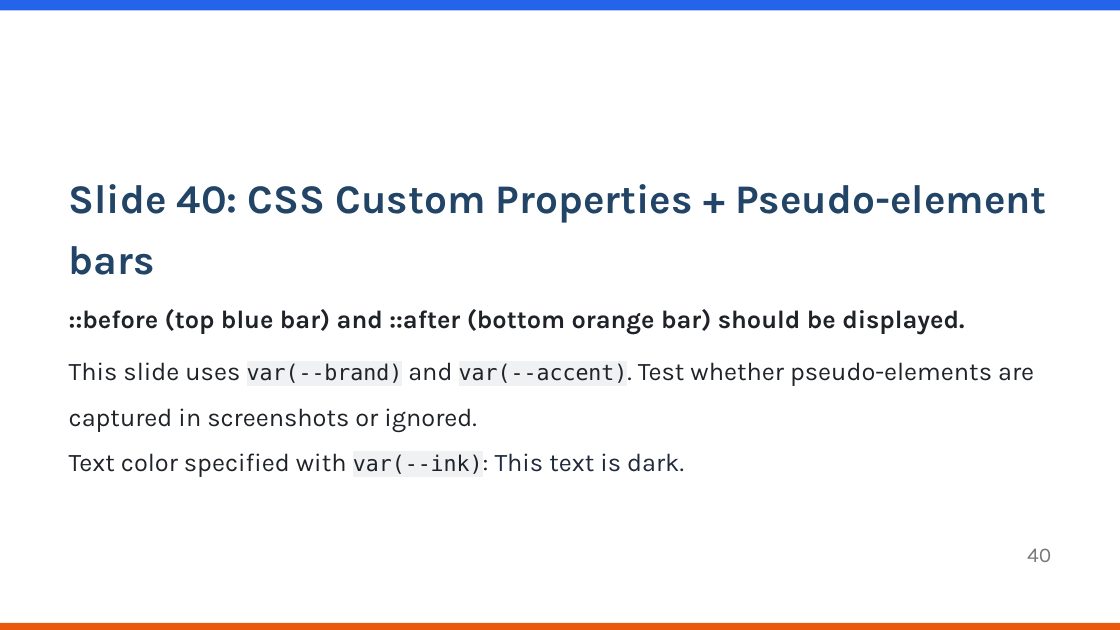
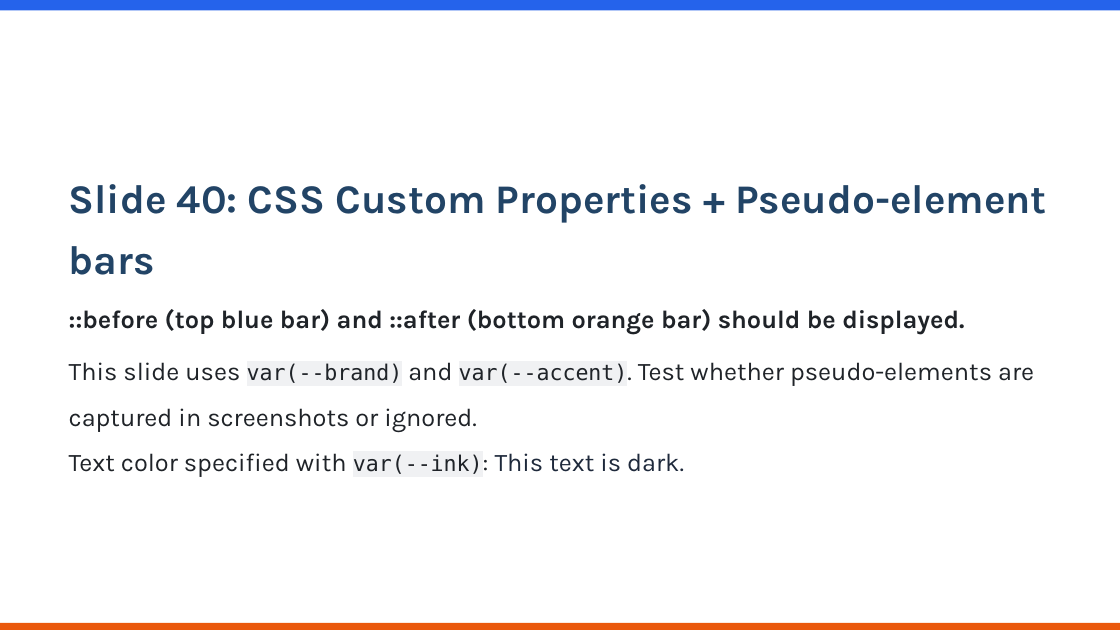
Before and after one commit to KatsuYuzu/marp-to-editable-pptx, a slide deck: slide 40 of src/native-pptx/test-fixtures/slides-ci-native.pptx. Drawn at 1120x630 pixels with LibreOffice and Linux fonts; fonts in the diff are those of the drawing; background and template pictures are left out. Boxes give left, top, right and bottom in pixels: in the first picture for what was removed or moved away, otherwise in the second. Text is boxed around its words. In the diff, an @@ line names an element or a change of style, - is before the commit and + after.

```diff
--- a/src/native-pptx/test-fixtures/slides-ci-native.pptx
+++ b/src/native-pptx/test-fixtures/slides-ci-native.pptx
@@ text removed at <box>1027,548,1051,562</box> @@
-40
```
Also in this commit, not shown: 62 other slides changed, 13 other files.
